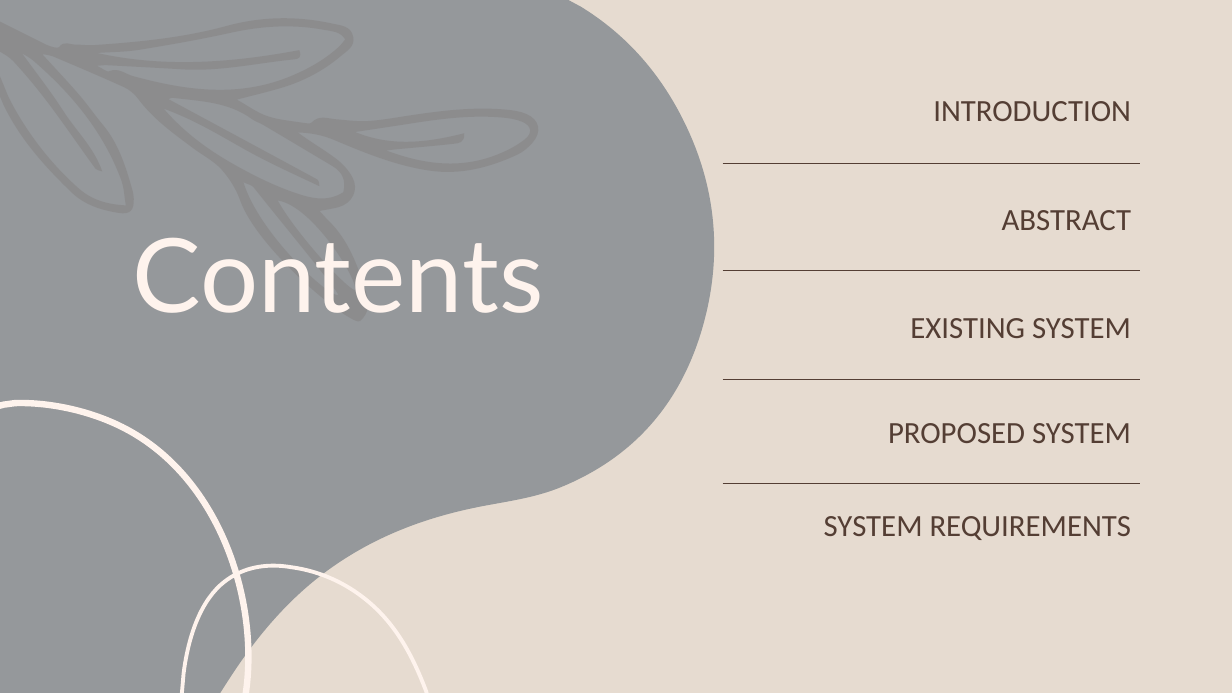
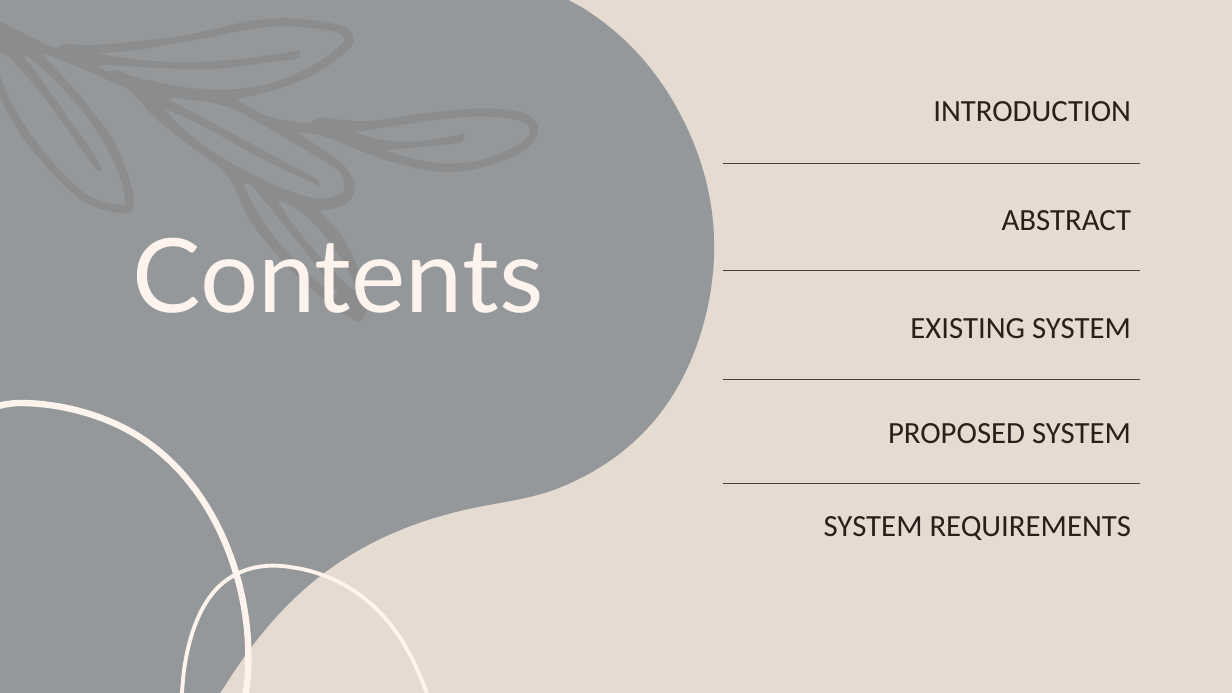
Before and after one commit to Chakrapani2122/Major-Project, a slide deck: slide 2 of Major Project.pptx. Drawn at 1232x693 pixels with LibreOffice and Linux fonts; fonts in the diff are those of the drawing. Boxes give left, top, right and bottom in pixels: in the first picture for what was removed or moved away, otherwise in the second. Text is boxed around its words. In the diff, an @@ line names an element or a change of style, - is before the commit and + after.

```diff
--- a/Major Project.pptx
+++ b/Major Project.pptx
@@ table at (x1=723, y1=88, x2=1141, y2=577) @@
@@ text colour #543E34 to #2A1F1A @@
```
Also in this commit, not shown: 6 other slides changed, 1 other file.
